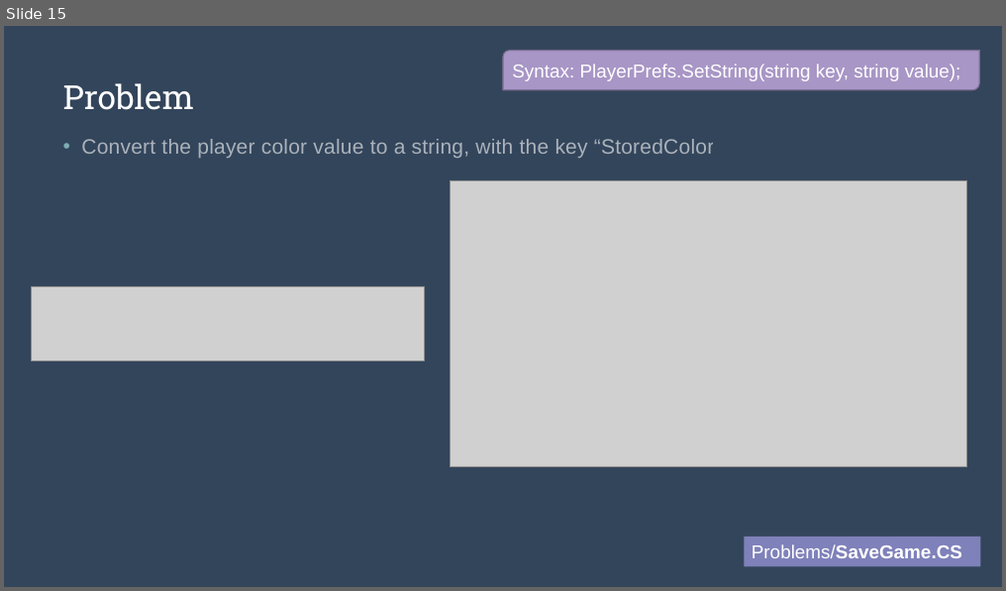
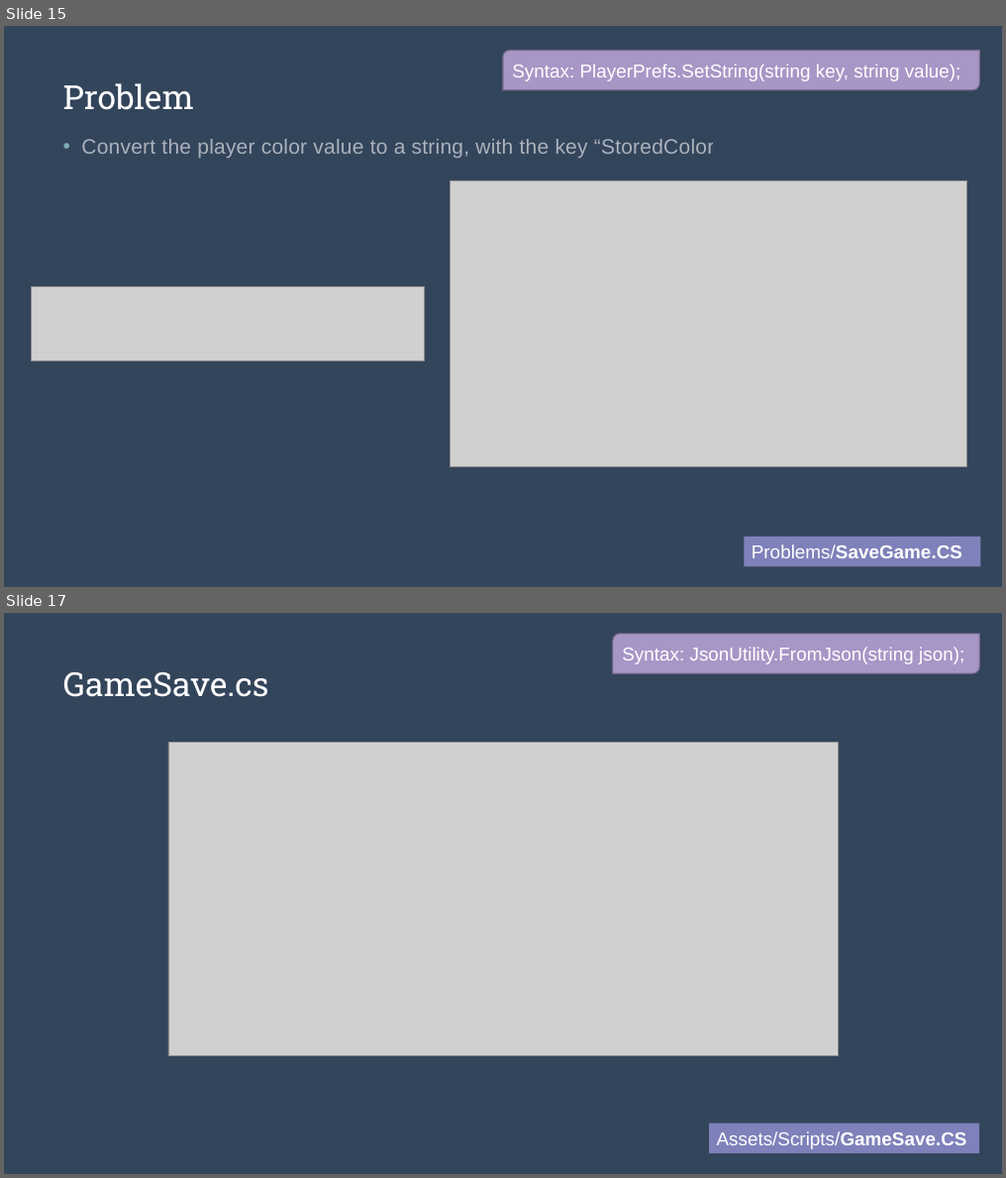
Before and after one commit to alexasummers/Serialization, a slide deck: Serialization/Lecture.pptx. Shown one above the other, each under a label of ours: slide 15 before the commit, slides 15 and 17 after it; the slides between them are not shown. The pictures are 1006x591 and 1006x1178 pixels, drawn with LibreOffice and Linux fonts; fonts in the diff are those of the drawing; grey boxes stand for pictures. Boxes give left, top, right and bottom in pixels: in the first picture for what was removed or moved away, otherwise in the second. Text is boxed around its words. In the diff, an @@ line names an element or a change of style, - is before the commit and + after.

Commit message:
Update GameSave.cs
Update GameSave and Lecture-- broken

```diff
--- a/Serialization/Lecture.pptx
+++ b/Serialization/Lecture.pptx
@@ slide 17 added at (x1=4, y1=613, x2=1002, y2=1174), background #243141; not listed: 1 template element that a slide beside it also shows @@
@@ round diag rect added at (x1=613, y1=634, x2=979, y2=673), fill #A896C6, outline #7C6F92 1 pt, 18 pt, text #FFFFFF @@
+Syntax: JsonUtility.FromJson(string json);
@@ title added at (x1=63, y1=672, x2=269, y2=697), 32 pt, text #FFFFFF @@
+GameSave.cs
@@ picture added at (x1=168, y1=742, x2=838, y2=1057) @@
@@ rectangle added at (x1=709, y1=1124, x2=979, y2=1154), fill #7F81BA, 18 pt, text #FFFFFF @@
+Assets/Scripts/GameSave.CS
```
Also in this commit, not shown: 2 slides changed, 4 other slides added, 1 other file.
